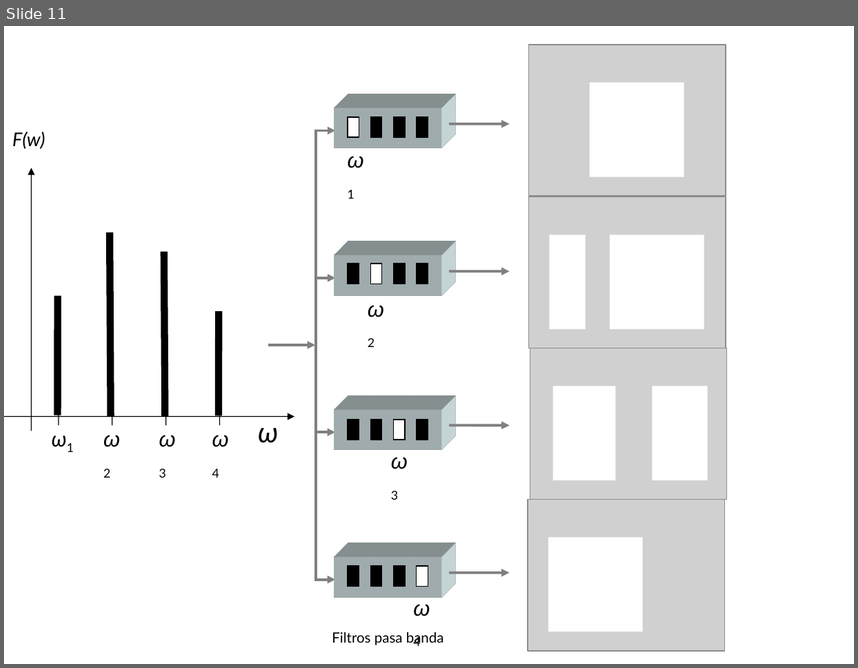
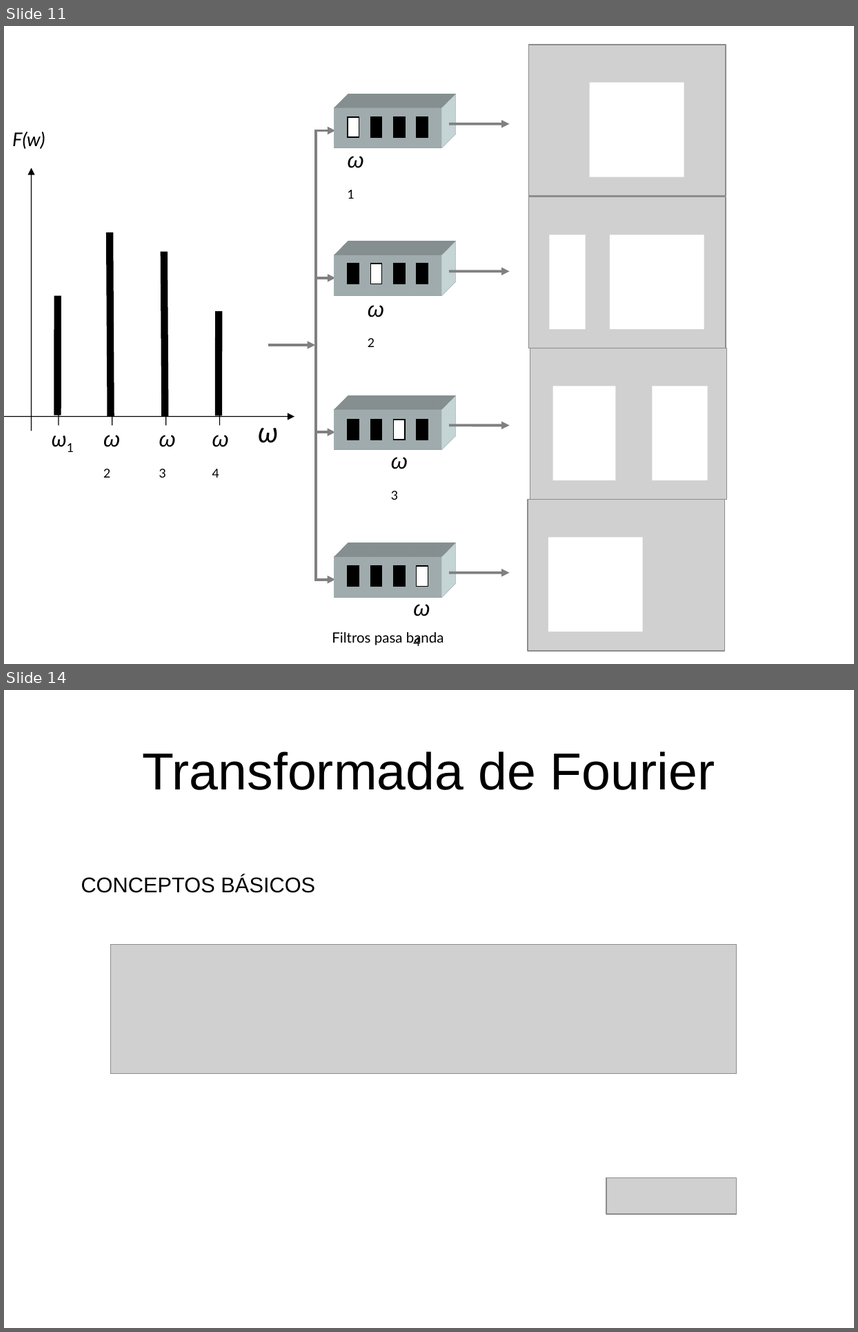
Before and after one commit to domingomery/imagenes, a slide deck: clases/Cap04_Sistemas_Lineales/presentations/IMG04_Fourier1D.pptx. Shown one above the other, each under a label of ours: slide 11 before the commit, slides 11 and 14 after it; the slides between them are not shown. The pictures are 858x668 and 858x1332 pixels, drawn with LibreOffice and Linux fonts; fonts in the diff are those of the drawing; grey boxes stand for pictures. Boxes give left, top, right and bottom in pixels: in the first picture for what was removed or moved away, otherwise in the second. Text is boxed around its words. In the diff, an @@ line names an element or a change of style, - is before the commit and + after.

```diff
--- a/clases/Cap04_Sistemas_Lineales/presentations/IMG04_Fourier1D.pptx
+++ b/clases/Cap04_Sistemas_Lineales/presentations/IMG04_Fourier1D.pptx
@@ slide 14 added at (4,690,854,1328), background #FFFFFF @@
@@ title added at (143,751,715,790), 44 pt, text #000000 @@
+Transformada de Fourier
@@ text added at (81,876,315,893), 18 pt, text #000000 @@
+CONCEPTOS BÁSICOS
@@ picture added at (110,944,736,1074) @@
@@ picture added at (606,1178,737,1214) @@
```
Also in this commit, not shown: 9 other slides added, 12 other files.
